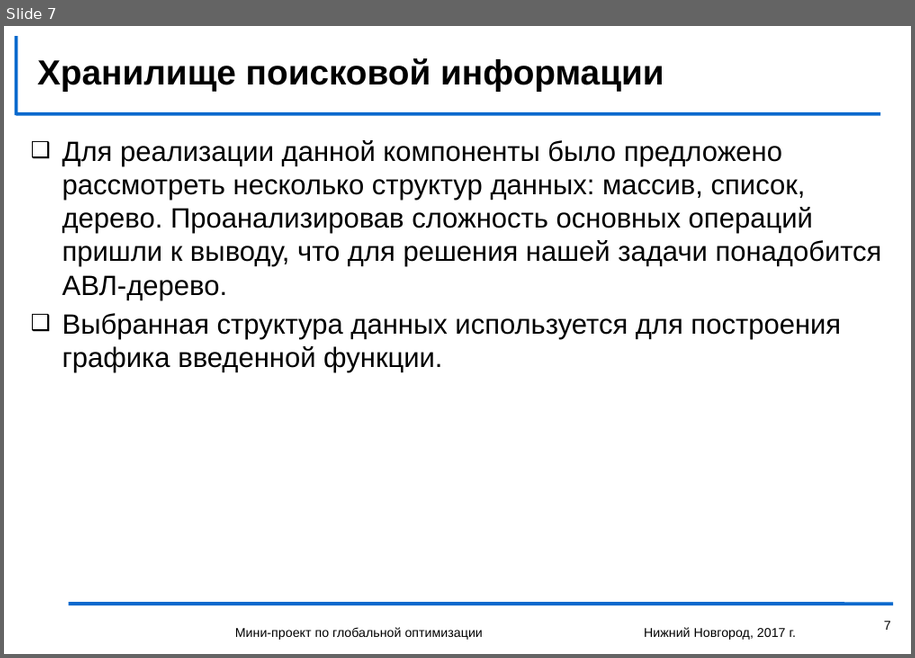
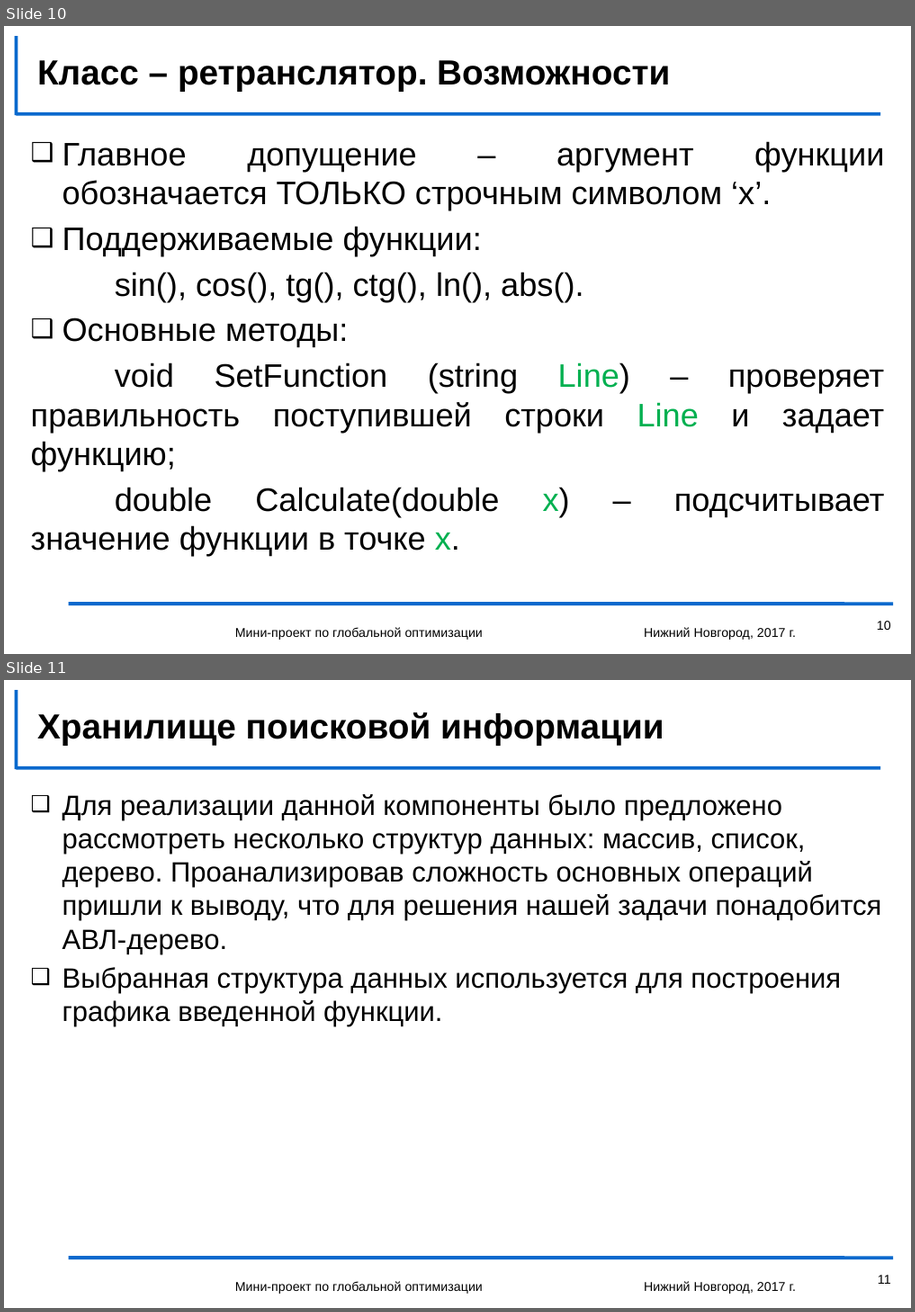
Before and after one commit to Death-Boy-Dmi/ITLabSearchForAGlobalMinimum, a slide deck: storage structure.pptx. Shown one above the other, each under a label of ours: slide 7 before the commit, slides 10 and 11 after it. The pictures are 915x658 and 915x1312 pixels, drawn with LibreOffice and Linux fonts; fonts in the diff are those of the drawing; background and template pictures are left out. Boxes give left, top, right and bottom in pixels: in the first picture for what was removed or moved away, otherwise in the second. Text is boxed around its words. In the diff, an @@ line names an element or a change of style, - is before the commit and + after.

Commit message:
Added Метод ломанных, Класс-Ретранслятор, Архитектура, Хранилище

```diff
--- a/storage structure.pptx
+++ b/storage structure.pptx
@@ slide 10 added at <box>4,26,911,654</box>, background #FFFFFF; not listed: 3 template elements that a slide beside it also shows @@
@@ title added at <box>37,60,670,91</box>, 30 pt, text #000000, bold @@
+Класс – ретранслятор. Возможности
@@ text added at <box>31,141,885,556</box>, 28 pt, text #000000 @@
+❑ Главное допущение – аргумент функции обозначается ТОЛЬКО строчным символом ‘x’.
+❑ Поддерживаемые функции:
+sin(), cos(), tg(), ctg(), ln(), abs().
+❑ Основные методы:
+void SetFunction (string Line) – проверяет правильность поступившей строки Line и задает функцию;
+double Calculate(double x) – подсчитывает значение функции в точке x.
@@ text added at <box>235,627,483,640</box>, 11 pt, text #000000 @@
+Мини-проект по глобальной оптимизации
@@ text added at <box>644,627,796,640</box>, 11 pt, text #000000 @@
+Нижний Новгород, 2017 г.
@@ page number added at <box>877,621,891,630</box>, 11 pt, text #000000 @@
+10
@@ what was slide 7 is now slide 11 @@
@@ page number at <box>878,1275,891,1284</box>: text changed @@
-7
+11
```
Also in this commit, not shown: 1 slide changed, 3 other slides added.
